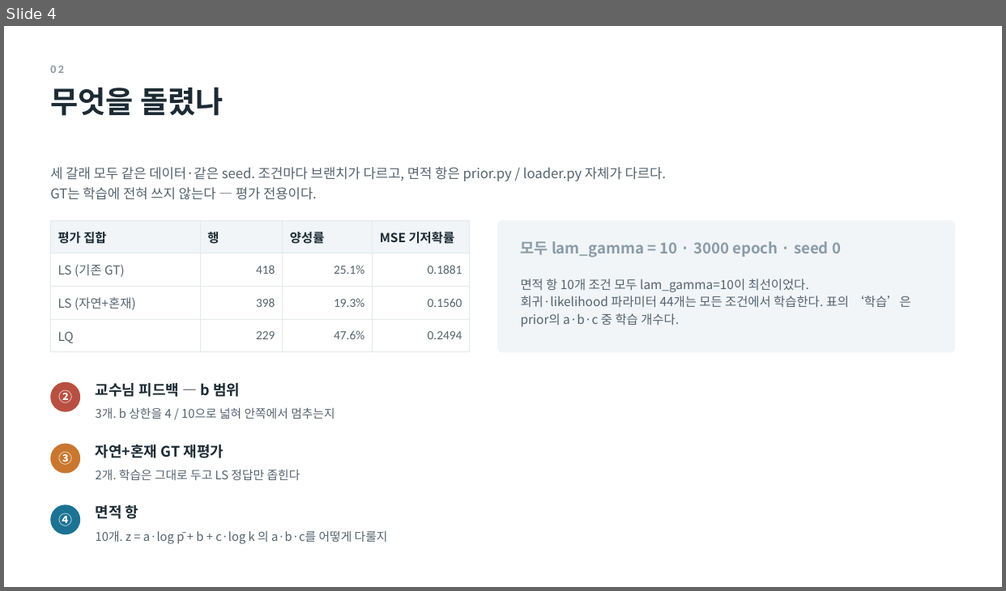
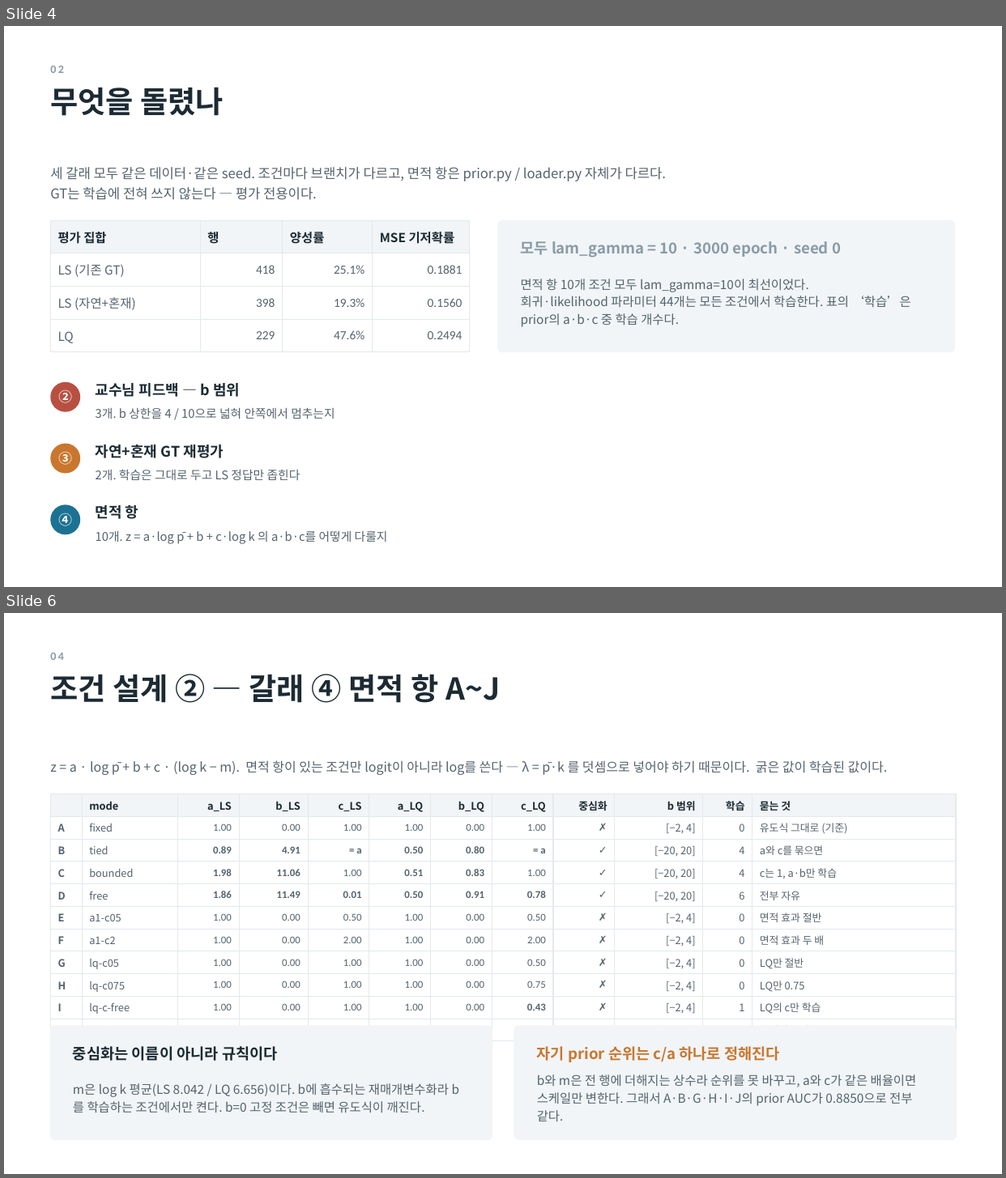
Before and after one commit to minji1217/pilotA, a slide deck: docs/후속실험3_발표.pptx. Shown one above the other, each under a label of ours: slide 4 before the commit, slides 4 and 6 after it; the slides between them are not shown. The pictures are 1006x591 and 1006x1178 pixels, drawn with LibreOffice and Linux fonts; fonts in the diff are those of the drawing. Boxes give left, top, right and bottom in pixels: in the first picture for what was removed or moved away, otherwise in the second. Text is boxed around its words. In the diff, an @@ line names an element or a change of style, - is before the commit and + after.

```diff
--- a/docs/후속실험3_발표.pptx
+++ b/docs/후속실험3_발표.pptx
@@ slide 6 added at box(4, 613, 1002, 1174), background #FFFFFF @@
@@ text added at box(50, 653, 64, 660), 11 pt, text #8A9BA8, bold @@
+04
@@ text added at box(50, 674, 500, 703), 29 pt, text #1C2A33, bold @@
+조건 설계 ② — 갈래 ④ 면적 항 A~J
@@ text added at box(50, 760, 888, 775), 12.5 pt, text #55636E @@
+z = a · log p̄ + b + c · (log k − m). 면적 항이 있는 조건만 logit이 아니라 log를 쓴다 — λ = p̄·k 를 덧셈으로 넣어야 하기 때문이다. 굵은 값이 학습된 값이다.
@@ table added at box(50, 794, 957, 1097), 11 rows, 12 columns @@
+ | mode | a_LS | b_LS | c_LS | a_LQ | b_LQ | c_LQ | 중심화 | b 범위 | 학습 | 묻는 것
+A | fixed | 1.00 | 0.00 | 1.00 | 1.00 | 0.00 | 1.00 | ✗ | [−2, 4] | 0 | 유도식 그대로 (기준)
+B | tied | 0.89 | 4.91 | = a | 0.50 | 0.80 | = a | ✓ | [−20, 20] | 4 | a와 c를 묶으면
+C | bounded | 1.98 | 11.06 | 1.00 | 0.51 | 0.83 | 1.00 | ✓ | [−20, 20] | 4 | c는 1, a·b만 학습
+D | free | 1.86 | 11.49 | 0.01 | 0.50 | 0.91 | 0.78 | ✓ | [−20, 20] | 6 | 전부 자유
+E | a1-c05 | 1.00 | 0.00 | 0.50 | 1.00 | 0.00 | 0.50 | ✗ | [−2, 4] | 0 | 면적 효과 절반
+F | a1-c2 | 1.00 | 0.00 | 2.00 | 1.00 | 0.00 | 2.00 | ✗ | [−2, 4] | 0 | 면적 효과 두 배
+G | lq-c05 | 1.00 | 0.00 | 1.00 | 1.00 | 0.00 | 0.50 | ✗ | [−2, 4] | 0 | LQ만 절반
+H | lq-c075 | 1.00 | 0.00 | 1.00 | 1.00 | 0.00 | 0.75 | ✗ | [−2, 4] | 0 | LQ만 0.75
+I | lq-c-free | 1.00 | 0.00 | 1.00 | 1.00 | 0.00 | 0.43 | ✗ | [−2, 4] | 1 | LQ의 c만 학습
+J | b-only | 1.00 | 5.53 | 1.00 | 1.00 | 2.69 | 1.00 | ✓ | [−20, 20] | 2 | 높이만 보정
@@ rounded rectangle added at box(50, 1026, 492, 1140), fill #F1F5F7, outline #F1F5F7 1 pt @@
@@ text added at box(73, 1046, 278, 1061), 14.5 pt, text #1C2A33, bold @@
+중심화는 이름이 아니라 규칙이다
@@ rounded rectangle added at box(514, 1026, 957, 1140), fill #F1F5F7, outline #F1F5F7 1 pt @@
@@ text added at box(537, 1046, 780, 1063), 14.5 pt, text #C9772F, bold @@
+자기 prior 순위는 c/a 하나로 정해진다
@@ text added at box(73, 1084, 449, 1113), 12 pt, text #55636E @@
+m은 log k 평균(LS 8.042 / LQ 6.656)이다. b에 흡수되는 재매개변수화라 b를 학습하는 조건에서만 켠다. b=0 고정 조건은 빼면 유도식이 깨진다.
@@ text added at box(537, 1075, 917, 1122), 12 pt, text #55636E @@
+b와 m은 전 행에 더해지는 상수라 순위를 못 바꾸고, a와 c가 같은 배율이면 스케일만 변한다. 그래서 A·B·G·H·I·J의 prior AUC가 0.8850으로 전부 같다.
```
Also in this commit, not shown: 6 slides changed, 1 other slide added, 1 other file.
